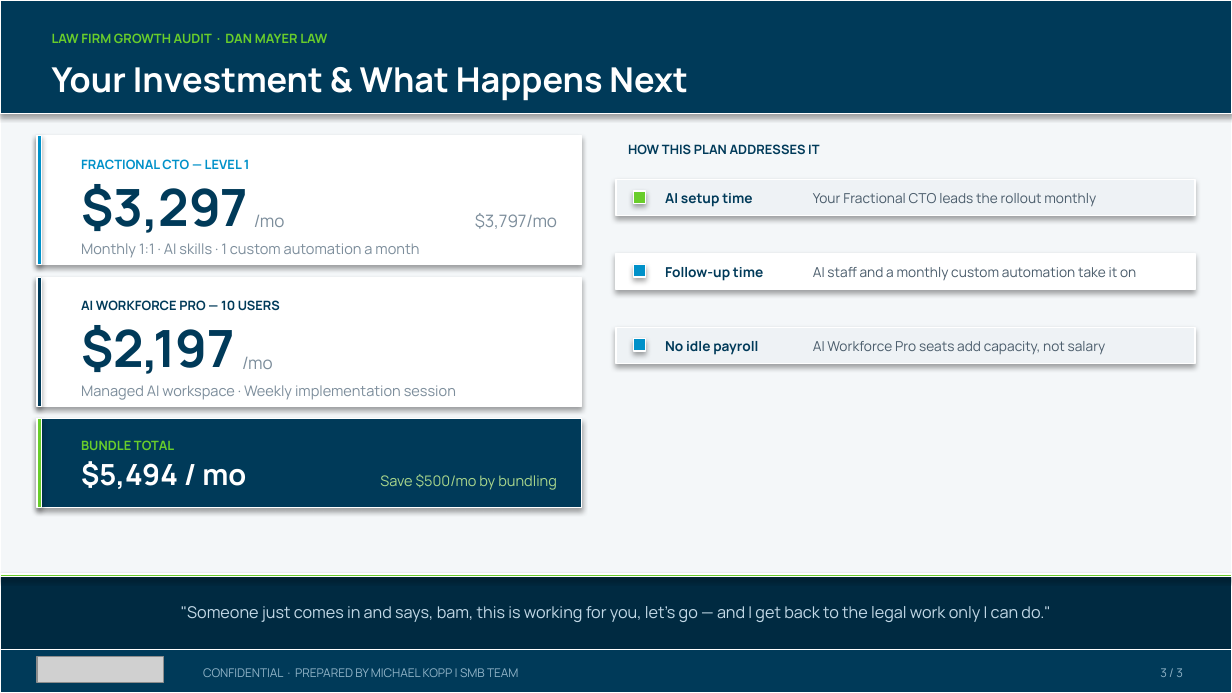
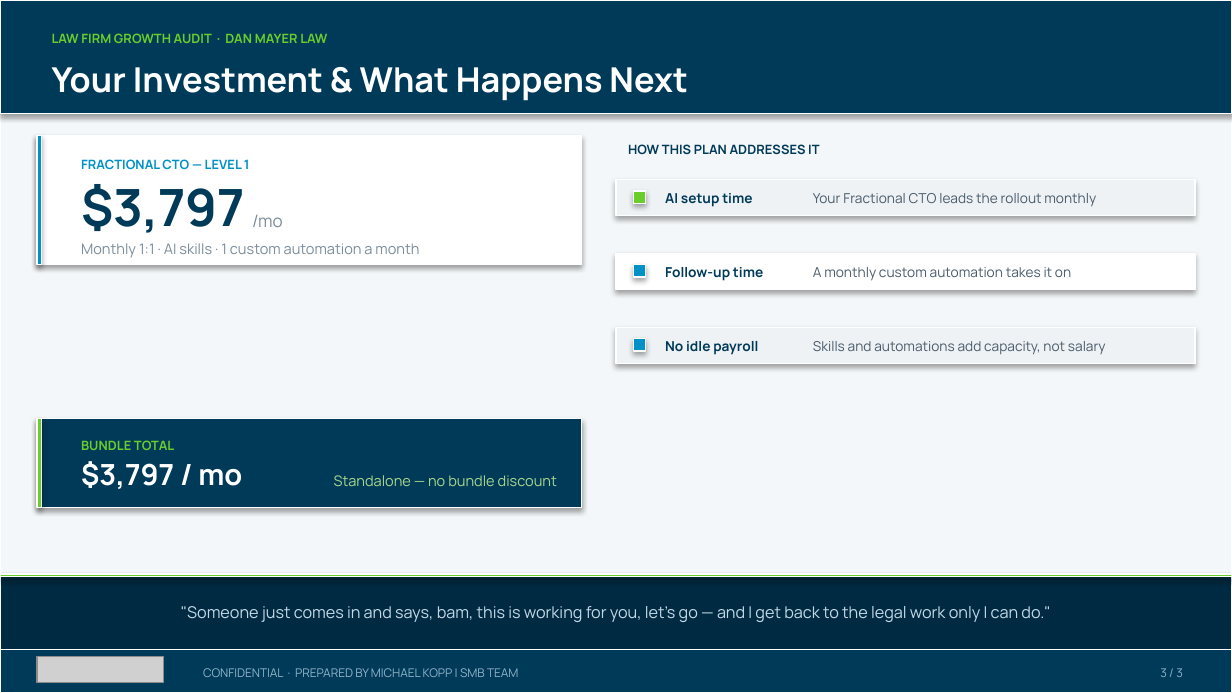
Before and after one commit to SMB-Team-Technology/workwith-smbteam, a slide deck: slide 3 of dan-mayer-law/Dan_Mayer_Law_October_29_2026_Proposal.pptx. Drawn at 1232x693 pixels with LibreOffice and Linux fonts; fonts in the diff are those of the drawing; grey boxes stand for pictures. Boxes give left, top, right and bottom in pixels: in the first picture for what was removed or moved away, otherwise in the second. Text is boxed around its words. In the diff, an @@ line names an element or a change of style, - is before the commit and + after.

```diff
--- a/dan-mayer-law/Dan_Mayer_Law_October_29_2026_Proposal.pptx
+++ b/dan-mayer-law/Dan_Mayer_Law_October_29_2026_Proposal.pptx
@@ text at (x1=81, y1=184, x2=245, y2=233): text changed @@
-$3,297
+$3,797
@@ text at (x1=813, y1=267, x2=1071, y2=281): text changed @@
-AI staff and a monthly custom automation take it on
+A monthly custom automation takes it on
@@ rectangle removed at (x1=37, y1=277, x2=582, y2=407) @@
@@ rectangle removed at (x1=37, y1=277, x2=42, y2=407) @@
@@ text removed at (x1=81, y1=300, x2=280, y2=311) @@
-AI WORKFORCE PRO — 10 USERS
@@ text removed at (x1=81, y1=325, x2=235, y2=374) @@
-$2,197
@@ text removed at (x1=242, y1=357, x2=273, y2=369) @@
-/mo
@@ text at (x1=813, y1=341, x2=1106, y2=354): text changed @@
-AI Workforce Pro seats add capacity, not salary
+Skills and automations add capacity, not salary
@@ text removed at (x1=81, y1=385, x2=456, y2=400) @@
-Managed AI workspace · Weekly implementation session
@@ text at (x1=81, y1=461, x2=242, y2=489): text changed; size 10 to 17 pt; text colour #7C8D9B to #FFFFFF; bold on @@
-$3,797/mo
+$3,797 / mo
@@ text removed at (x1=81, y1=461, x2=246, y2=489) @@
-$5,494 / mo
@@ text at (x1=334, y1=475, x2=557, y2=486): text changed @@
-Save $500/mo by bundling
+Standalone — no bundle discount
```
Also in this commit, not shown: 2 other slides changed, 7 other files.
